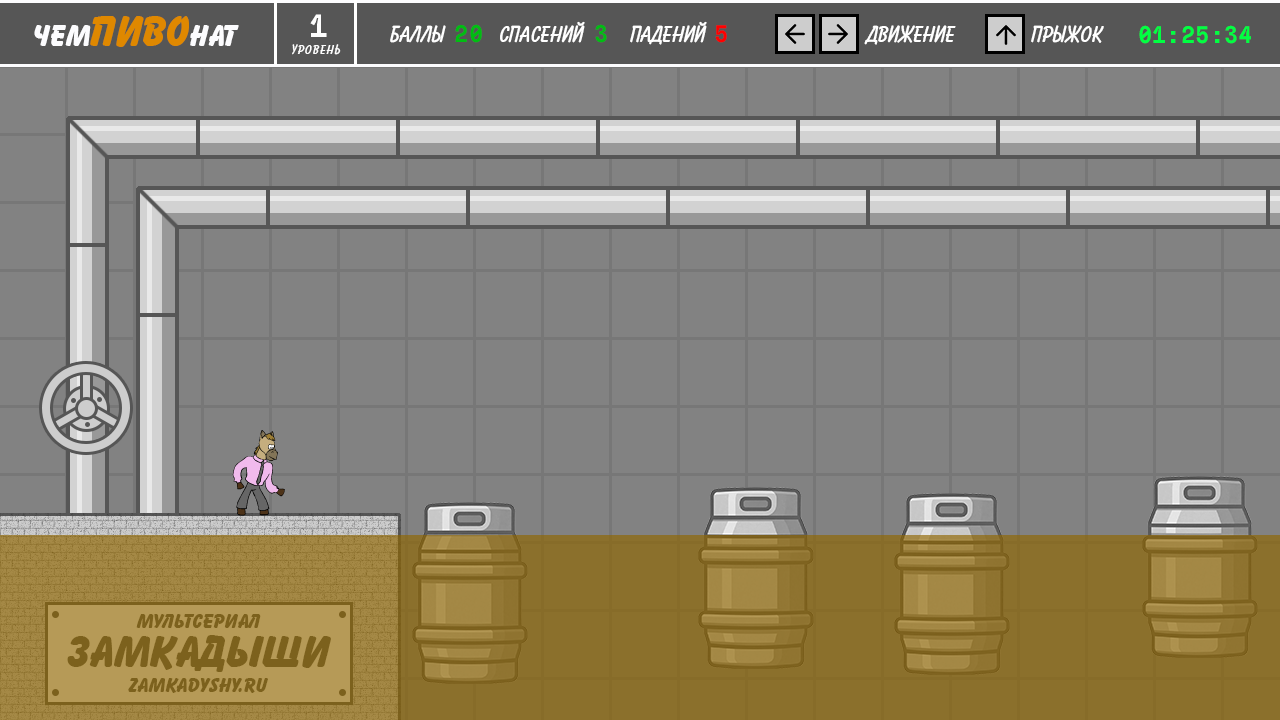
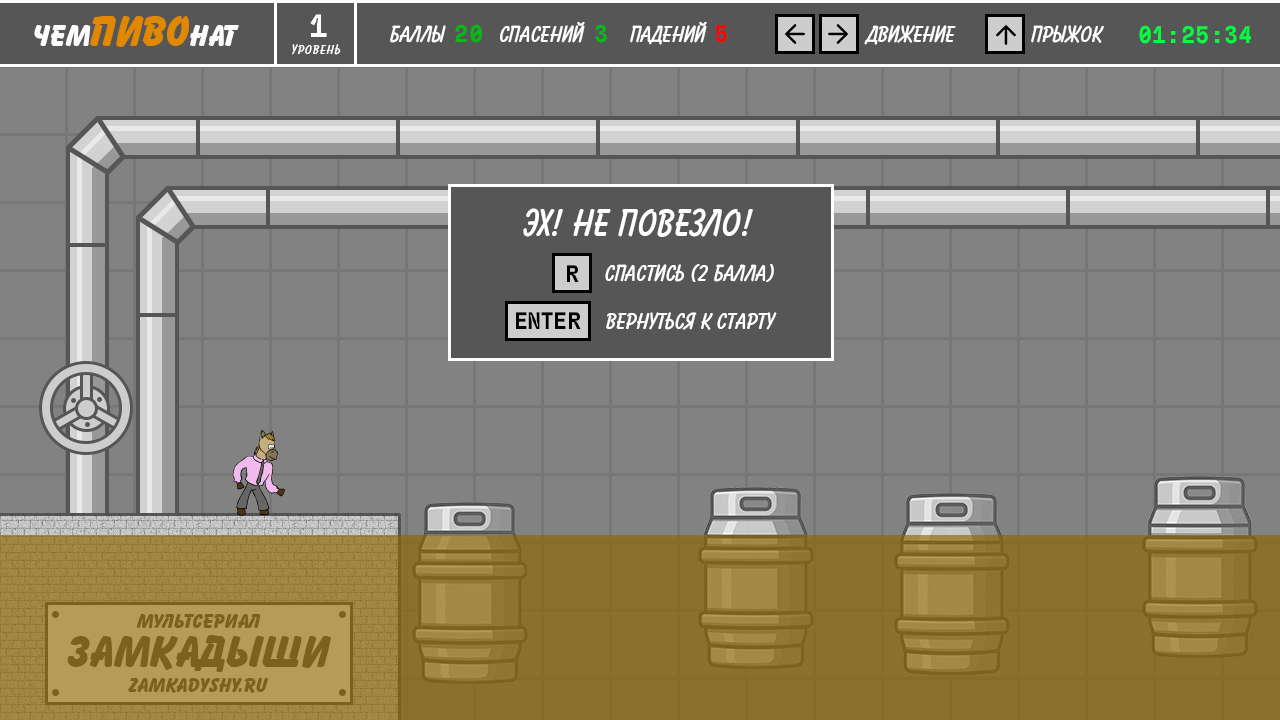
Layers edited between the first and the second 1280 x 720 image:
added group "ПЛАШКА" with 11 layers above "ПЛАТФОРМА" over [448, 184, 834, 361]
added layer "Эх! Не повезло!" in group "ПЛАШКА" over [523, 208, 753, 237]
added group "R" (1st of 2, in "ПЛАШКА") with 3 layers in group "ПЛАШКА" over [552, 253, 774, 293]
added layer "спастись (2 балла)" in group "R" over [605, 264, 774, 282]
added layer "ФОН" (6th of 11, in "ПЛАШКА" › "R") in group "R" over [552, 253, 592, 293]
added group "ENTER" (1st of 2, in "ПЛАШКА") with 3 layers in group "ПЛАШКА" over [505, 301, 777, 341]
added layer "вернуться к старту" in group "ENTER" over [606, 312, 777, 330]
added layer "ФОН" (7th of 11, in "ПЛАШКА" › "ENTER") in group "ENTER" over [505, 301, 591, 341]
added layer "ФОН copy 4" in group "ПЛАШКА" over [448, 184, 834, 361]
hid group "ТРУБА copy" (19 layers) over [136, 186, 834, 361]
added group "ТРУБА copy 2" with 22 layers in group "ТРУБЫ" over [136, 186, 834, 361]
added group "ВЕРТ ШВЫ" (2nd of 3, in "ТРУБЫ" › "ТРУБА copy 2") with 6 layers in group "ТРУБА copy 2" over [448, 186, 834, 229]
added layer "Line 1" (1st of 2, in "ТРУБЫ" › "ТРУБА copy 2") in group "ТРУБА copy 2" over [136, 187, 195, 245]
added layer "свет" (2nd of 3, in "ТРУБЫ" › "ТРУБА copy 2") in group "ТРУБА copy 2" over [147, 196, 834, 361]
added layer "тень" (2nd of 3, in "ТРУБЫ" › "ТРУБА copy 2") in group "ТРУБА copy 2" over [162, 213, 834, 361]
added layer "фон" (2nd of 3, in "ТРУБЫ" › "ТРУБА copy 2") in group "ТРУБА copy 2" over [140, 190, 834, 361]
added layer "контур" (2nd of 3, in "ТРУБЫ" › "ТРУБА copy 2") in group "ТРУБА copy 2" over [136, 186, 834, 361]
removed layer "швы" (2nd of 2, in "ТРУБЫ" › "ТРУБА") from group "ТРУБА" over [66, 116, 110, 160]
added layer "Line 1" (2nd of 2, in "ТРУБЫ" › "ТРУБА") in group "ТРУБА" over [66, 117, 125, 175]
painted on "контур" (3rd of 3, in "ТРУБЫ" › "ТРУБА") over [66, 116, 125, 175]
…and 12 more changes (9 added, 3 painted)